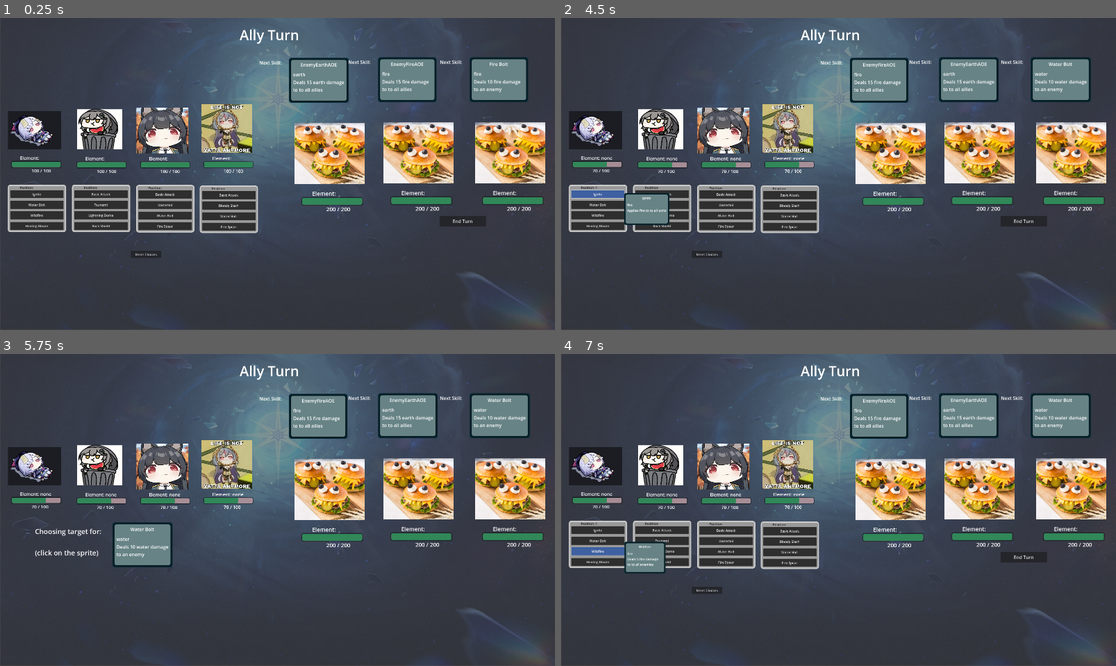
Above: before the commit, frames 1-4 (two rows, left to right).
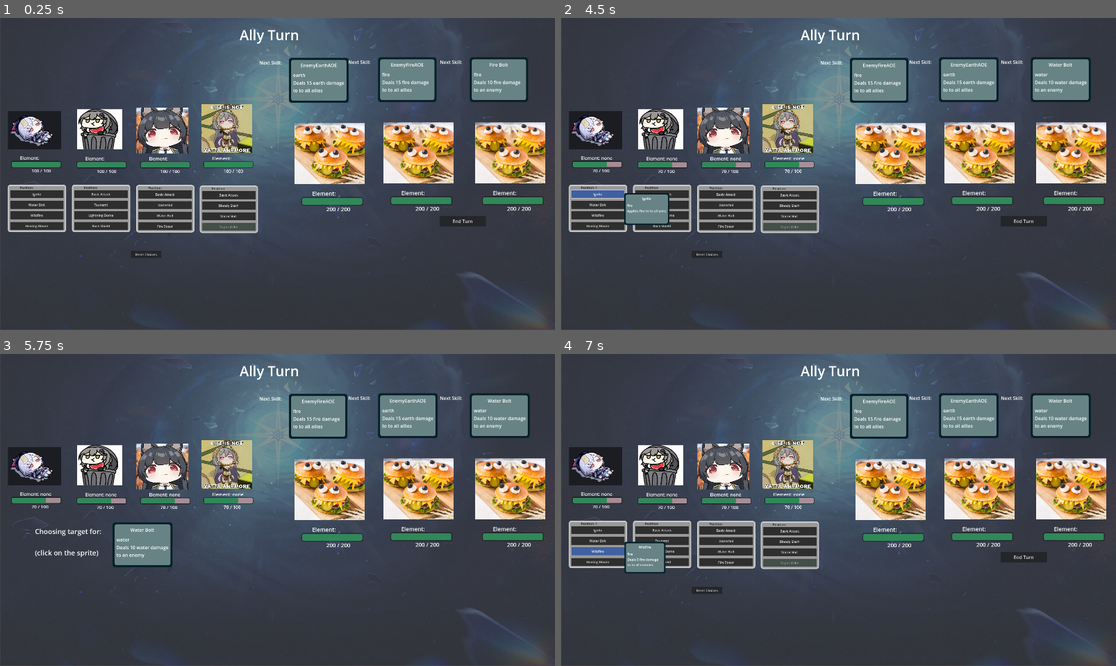
Above: after the commit, the same moments.

Repository: JuneauPlayz/project-burge
Game: Godot game, scene res://scenes/combat_test_2.tscn
The game is run twice, just before and just after one commit, with the same random seed, the same clock (stepped at 60 frames per second) and the same inputs. This scene is started directly instead of the project's main scene.
Inputs (mouse positions are in pixels of both pictures, inside the frame that each line leads up to):
- Up to frame 1 (0.25 s): no input
- Up to frame 2 (4.5 s): click "End Turn" at 0.5 s; tap Enter at 1.25, 3.5 s; move the mouse to (960, 158) at 1.27 s; press the mouse at (960, 158) at 1.28 s; tap Space at 2 s; move the mouse to (727, 189) at 2.02 s; release the mouse at (727, 189) at 2.03 s; click (727, 189) at 2.1 s; move the mouse to (894, 105) at 2.77 s; press the mouse at (894, 105) at 2.78 s; move the mouse to (810, 236) at 3.52 s; release the mouse at (810, 236) at 3.53 s; click (810, 236) at 3.6 s; click "Ignite" at 4.25 s
- Up to frame 3 (5.75 s): click "Water Bolt" at 5 s
- Up to frame 4 (7 s): click (888, 510) at 5.77 s; click "Wildfire" at 6.5 s

The runs differ from the first frame. In frame 1, 0.6% of the frame differs, in the area x 36-94%, y 14-69%; in frame 2, 0.7%; in frame 3, 0.5%; in frame 4, 0.7%, in the area x 11-95%, y 14-69%.

Commit message:
added skills that have reaction count requirements

Diff:
--- /dev/null
+++ b/resources/Skills/Vaporstrike.tres
@@ -0,0 +1,18 @@
+[gd_resource type="Resource" script_class="Skill" load_steps=2 format=3 uid="uid://ddoguurpcf2jb"]
+
+[ext_resource type="Script" path="res://scripts/skill.gd" id="1_5a5q7"]
+
+[resource]
+script = ExtResource("1_5a5q7")
+name = "Vaporstrike"
+damage = 30
+element = "fire"
+damaging = true
+healing = false
+shielding = false
+friendly = false
+requirement = true
+reaction_requirement = "vaporize"
+requirement_count = 5
+status_effects = []
+target_type = "single_enemy"
--- a/scenes/combat_manager.gd
+++ b/scenes/combat_manager.gd
@@ -101,6 +101,7 @@
 
 func start_ally_turn():
 	show_ui()
+	check_requirements()
 	turn_text.text = "Ally Turn"
 	ally_pre_status()
 	lose_shields()
@@ -115,6 +116,9 @@
 	for n in range(action_queue.size()):
 		var skill = action_queue[n]
 		var target = target_queue[n]
+		if skill.requirement == true:
+			if skill.reaction_requirement == "vaporize":
+				ReactionManager.vaporize_count -= skill.requirement_count
 		use_skill(skill,target)
 		print("waiting for reaction")
 		await reaction_finished
@@ -552,3 +556,14 @@
 			for status in ally.status:
 				if status.pre_turn == 0:
 					ally.execute_status(status)
+
+func check_requirements():
+	for ally in allies:
+		var skill = ally.ult
+		if skill.requirement == true:
+			if skill.reaction_requirement == "vaporize":
+				if ReactionManager.vaporize_count >= skill.requirement_count:
+					# spell select ui must be first child in ally
+					ally.get_child(0).enable(4)
+				else:
+					ally.get_child(0).disable(4)
--- a/scenes/combat_test_2.tscn
+++ b/scenes/combat_test_2.tscn
@@ -28,6 +28,7 @@
 [ext_resource type="AudioStream" uid="uid://c0fyotn8lqfkv" path="res://assets/fire hit.mp3" id="18_g8ami"]
 [ext_resource type="Resource" uid="uid://d0sxdut8uscys" path="res://resources/Skills/EnemyAOEEarth.tres" id="21_st4wd"]
 [ext_resource type="Resource" uid="uid://cr3bbtfskjida" path="res://resources/Skills/EnemyAOEFire.tres" id="22_bh7xm"]
+[ext_resource type="Resource" uid="uid://ddoguurpcf2jb" path="res://resources/Skills/Vaporstrike.tres" id="22_m2i6g"]
 [ext_resource type="AudioStream" uid="uid://4rhr7pwkbdml" path="res://assets/cliack.mp3" id="27_506a6"]
 
 [sub_resource type="LabelSettings" id="LabelSettings_mo5rj"]
@@ -181,7 +182,7 @@
 basic_atk = ExtResource("7_ytvil")
 skill_1 = ExtResource("17_o3a1s")
 skill_2 = ExtResource("9_4meuk")
-ult = ExtResource("10_0ymtv")
+ult = ExtResource("22_m2i6g")
 health = 100
 max_health = 100
 
--- a/scenes/spell_select_ui.gd
+++ b/scenes/spell_select_ui.gd
@@ -39,6 +39,14 @@
 	s_1.text = skill2.name
 	s_2.text = skill3.name
 	ult.text = skill4.name
+	if skill1.requirement == true:
+		ba_1.disabled = true
+	if skill2.requirement == true:
+		s_1.disabled = true
+	if skill3.requirement == true:
+		s_2.disabled = true
+	if skill4.requirement == true:
+		ult.disabled = true
 
 func _on_button_pressed() -> void:
 	if selected != 1:
@@ -115,7 +123,27 @@
 	update_color(ult, gray)
 	selected = 0
 
+func enable(num):
+	match num:
+		1:
+			ba_1.disabled = false
+		2:
+			s_1.disabled = false
+		3:
+			s_2.disabled = false
+		4:
+			ult.disabled = false
 
+func disable(num):
+	match num:
+		1:
+			ba_1.disabled = true
+		2:
+			s_1.disabled = true
+		3:
+			s_2.disabled = true
+		4:
+			ult.disabled = true
 
 func _on_ba_1_mouse_entered() -> void:
 	skill_info_1.visible = true
--- a/scenes/spell_select_ui.tscn
+++ b/scenes/spell_select_ui.tscn
@@ -16,6 +16,9 @@
 corner_radius_bottom_left = 12
 expand_margin_top = 17.0
 
+[sub_resource type="StyleBoxFlat" id="StyleBoxFlat_rghh4"]
+bg_color = Color(0.255, 0.311, 0.287, 0.87)
+
 [sub_resource type="StyleBoxFlat" id="StyleBoxFlat_1dgm8"]
 content_margin_right = 0.0
 bg_color = Color(0.246653, 0.378583, 0.631853, 1)
@@ -25,6 +28,9 @@
 
 [sub_resource type="StyleBoxFlat" id="StyleBoxFlat_c8eds"]
 
+[sub_resource type="StyleBoxFlat" id="StyleBoxFlat_667es"]
+bg_color = Color(0.254902, 0.309804, 0.286275, 0.870588)
+
 [sub_resource type="StyleBoxFlat" id="StyleBoxFlat_ni84r"]
 bg_color = Color(0.247059, 0.380392, 0.631373, 1)
 
@@ -33,11 +39,17 @@
 
 [sub_resource type="StyleBoxFlat" id="StyleBoxFlat_edv3q"]
 
+[sub_resource type="StyleBoxFlat" id="StyleBoxFlat_pfass"]
+bg_color = Color(0.254902, 0.309804, 0.286275, 0.870588)
+
 [sub_resource type="StyleBoxFlat" id="StyleBoxFlat_q85v1"]
 bg_color = Color(0.247059, 0.380392, 0.631373, 1)
 
 [sub_resource type="StyleBoxFlat" id="StyleBoxFlat_lt1l8"]
 bg_color = Color(0.180392, 0.180392, 0.180392, 1)
+
+[sub_resource type="StyleBoxFlat" id="StyleBoxFlat_v4ccb"]
+bg_color = Color(0.254902, 0.309804, 0.286275, 0.870588)
 
 [sub_resource type="StyleBoxFlat" id="StyleBoxFlat_i2ev1"]
 bg_color = Color(0.247059, 0.380392, 0.631373, 1)
@@ -82,6 +94,7 @@
 custom_minimum_size = Vector2(261, 39)
 layout_mode = 2
 size_flags_horizontal = 0
+theme_override_styles/disabled = SubResource("StyleBoxFlat_rghh4")
 theme_override_styles/hover = SubResource("StyleBoxFlat_1dgm8")
 theme_override_styles/normal = SubResource("StyleBoxFlat_ur654")
 text = "Basic Attack"
@@ -99,6 +112,7 @@
 [node name="S1" type="Button" parent="PanelContainer/MarginContainer/VBoxContainer/SP1Panel"]
 custom_minimum_size = Vector2(0, 39)
 layout_mode = 2
+theme_override_styles/disabled = SubResource("StyleBoxFlat_667es")
 theme_override_styles/hover = SubResource("StyleBoxFlat_ni84r")
 theme_override_styles/normal = SubResource("StyleBoxFlat_sleic")
 text = "Spell 1"
@@ -117,6 +131,7 @@
 [node name="S2" type="Button" parent="PanelContainer/MarginContainer/VBoxContainer/SP2Panel"]
 custom_minimum_size = Vector2(0, 39)
 layout_mode = 2
+theme_override_styles/disabled = SubResource("StyleBoxFlat_pfass")
 theme_override_styles/hover = SubResource("StyleBoxFlat_q85v1")
 theme_override_styles/normal = SubResource("StyleBoxFlat_lt1l8")
 text = "Spell 2"
@@ -135,6 +150,7 @@
 [node name="ULT" type="Button" parent="PanelContainer/MarginContainer/VBoxContainer/ULTPanel"]
 custom_minimum_size = Vector2(0, 39)
 layout_mode = 2
+theme_override_styles/disabled = SubResource("StyleBoxFlat_v4ccb")
 theme_override_styles/hover = SubResource("StyleBoxFlat_i2ev1")
 theme_override_styles/normal = SubResource("StyleBoxFlat_s2255")
 text = "Ultimate
--- a/scripts/ReactionManager.gd
+++ b/scripts/ReactionManager.gd
@@ -1,11 +1,18 @@
 extends Node
 
+# mults
 var vaporize_mult = 2
 var shock_mult = 0.25
 var erupt_mult = 3
 var detonate_main_mult = 1.5
 var detonate_side_mult = 0.5
+
+# reaction counts
+var vaporize_count = 0
+
 signal reaction_finished
+
+
 var BUBBLE = preload("res://resources/Status Effects/Bubble.tres")
 
 
@@ -32,6 +39,7 @@
 					if hostile == 1:
 						DamageNumbers.display_number(unit.take_damage(res_value * hostile), unit.get_child(2).global_position, elem2, reaction)
 					unit.current_element = "none"
+					vaporize_count += 1
 				"lightning":
 					res_value = roundi(value)
 					reaction = " Detonate!"
@@ -76,6 +84,7 @@
 					if hostile == 1:
 						DamageNumbers.display_number(unit.take_damage(res_value * hostile), unit.get_child(2).global_position, elem2, reaction)
 					unit.current_element = "none"
+					vaporize_count += 1
 				"lightning":
 					reaction = " Shock!"
 					res_value = roundi(value * shock_mult)
@@ -196,3 +205,7 @@
 
 	reaction_finished.emit()
 	return true
+
+
+func reset_counts():
+	vaporize_count = 0
--- a/scripts/skill.gd
+++ b/scripts/skill.gd
@@ -8,6 +8,9 @@
 @export var healing = false
 @export var shielding = false
 @export var friendly = false
+@export var requirement = false
+@export_enum("vaporize","detonate","shock") var reaction_requirement : String
+@export var requirement_count = 0
 
 @export var status_effects : Array = []
 @export_enum("single_enemy", "single_ally", "all_enemies", "all_allies", "all_units") var target_type : String
--- a/skill_info.gd
+++ b/skill_info.gd
@@ -40,3 +40,6 @@
 
 	if description.text == "" and skill.element != "none":
 		description.text = "Applies " + skill.element + " to " + target
+
+	if skill.requirement == true:
+		description.text += "\nRequires " + str(skill.requirement_count) + " " + skill.reaction_requirement + " procs to use"
--- a/skill_info.tscn
+++ b/skill_info.tscn
@@ -46,8 +46,9 @@
 [node name="MarginContainer" type="MarginContainer" parent="PanelContainer/PanelContainer"]
 layout_mode = 2
 theme_override_constants/margin_left = 7
-theme_override_constants/margin_top = 5
+theme_override_constants/margin_top = 7
 theme_override_constants/margin_right = 7
+theme_override_constants/margin_bottom = 7
 
 [node name="VBoxContainer" type="VBoxContainer" parent="PanelContainer/PanelContainer/MarginContainer"]
 layout_mode = 2
Not shown: 1 places in scenes/combat_test_2.tscn that only renumber resources
Not shown: 1 places in scenes/spell_select_ui.tscn that only renumber resources
